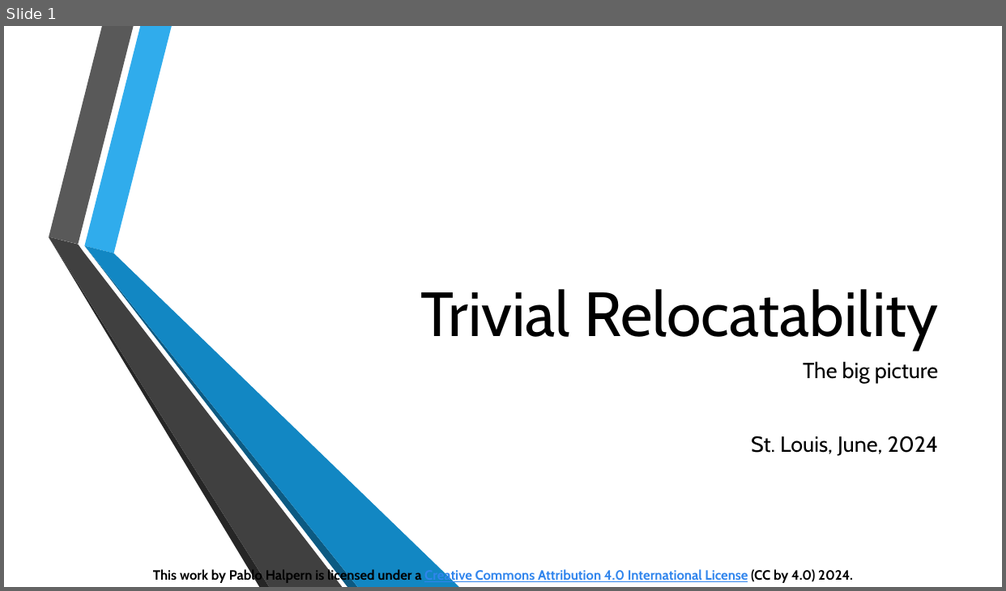
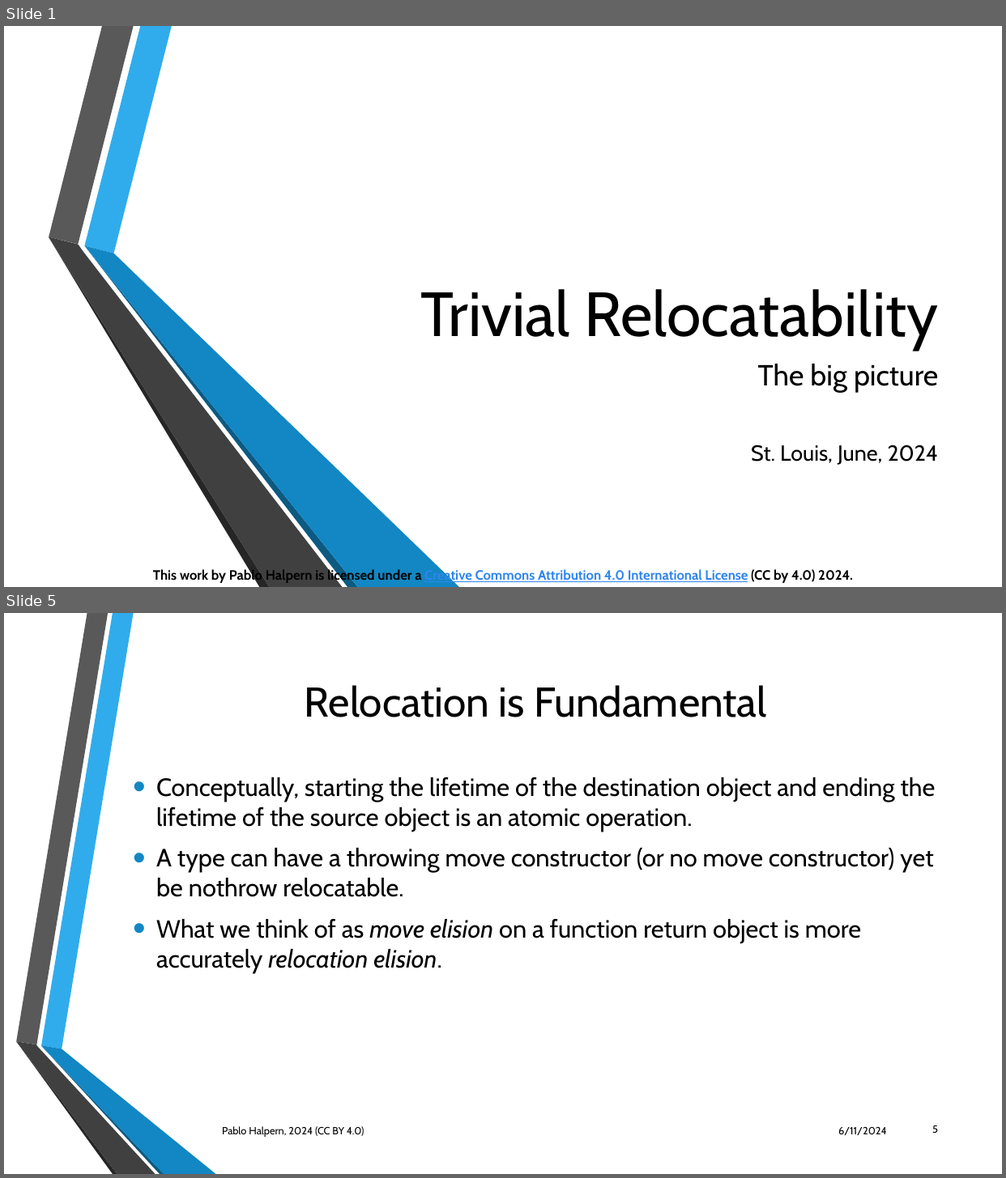
Before and after one commit to phalpern/WG21-halpern, a slide deck: relocate/Trivial Relocation - St. Louis 06-2024.pptx. Shown one above the other, each under a label of ours: slide 1 before the commit, slides 1 and 5 after it; the slides between them are not shown. The pictures are 1006x591 and 1006x1178 pixels, drawn with LibreOffice and Linux fonts; fonts in the diff are those of the drawing; background and template pictures are left out. Boxes give left, top, right and bottom in pixels: in the first picture for what was removed or moved away, otherwise in the second. Text is boxed around its words. In the diff, an @@ line names an element or a change of style, - is before the commit and + after.

Commit message:
First draft of Trivial Relocation presentation

```diff
--- a/relocate/Trivial Relocation - St. Louis 06-2024.pptx
+++ b/relocate/Trivial Relocation - St. Louis 06-2024.pptx
@@ slide 5 added at (x1=4, y1=613, x2=1002, y2=1174), background picture (left out) @@
@@ title added at (x1=305, y1=685, x2=767, y2=717), 40 pt, text #000000 @@
+Relocation is Fundamental
@@ text added at (x1=156, y1=777, x2=936, y2=973), 24 pt, text #000000 @@
+• Conceptually, starting the lifetime of the destination object and ending the lifetime of the source object is an atomic operation.
+• A type can have a throwing move constructor (or no move constructor) yet be nothrow relocatable.
+• What we think of as move elision on a function return object is more accurately relocation elision.
@@ group added at (x1=16, y1=613, x2=216, y2=1174): 6 freeform shapes @@
@@ text added at (x1=222, y1=1127, x2=364, y2=1137), 10 pt, text #000000 @@
+Pablo Halpern, 2024 (CC BY 4.0)
@@ text added at (x1=838, y1=1127, x2=887, y2=1135), 10 pt, text #000000 @@
+6/11/2024
@@ page number added at (x1=932, y1=1126, x2=938, y2=1133), 10 pt, text #000000 @@
+5
@@ slide 1 changed as well @@
@@ subtitle at (x1=758, y1=364, x2=938, y2=393): size 21 to 28 pt in "The big picture"; more space between paragraphs @@
```
Also in this commit, not shown: 9 other slides changed, 34 other slides added, 2 other files.
